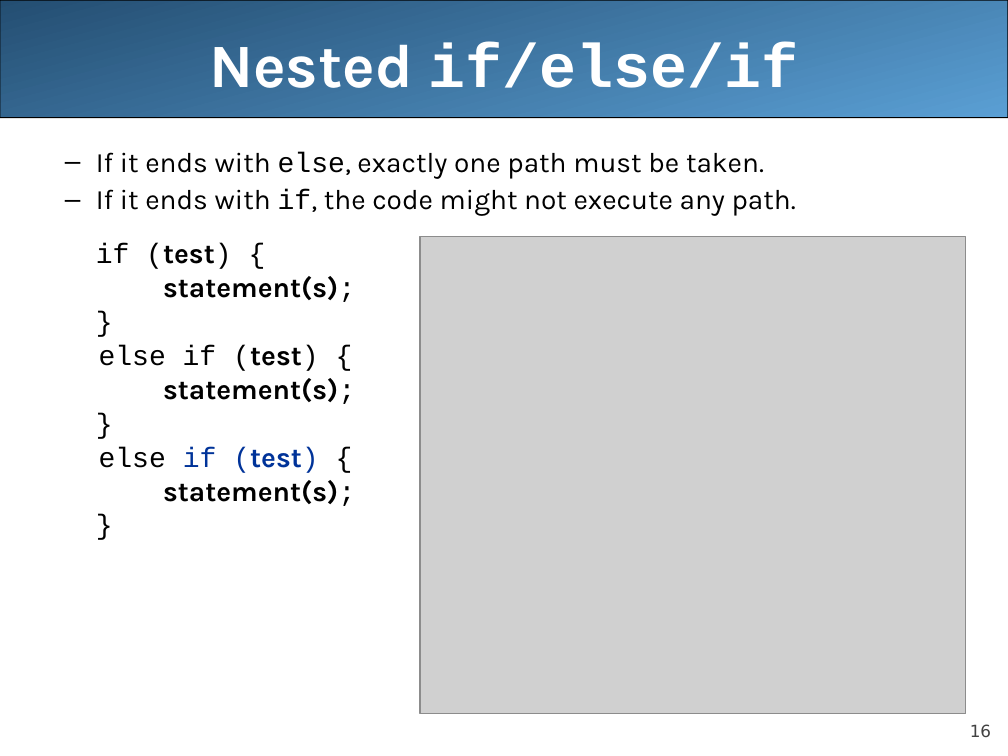
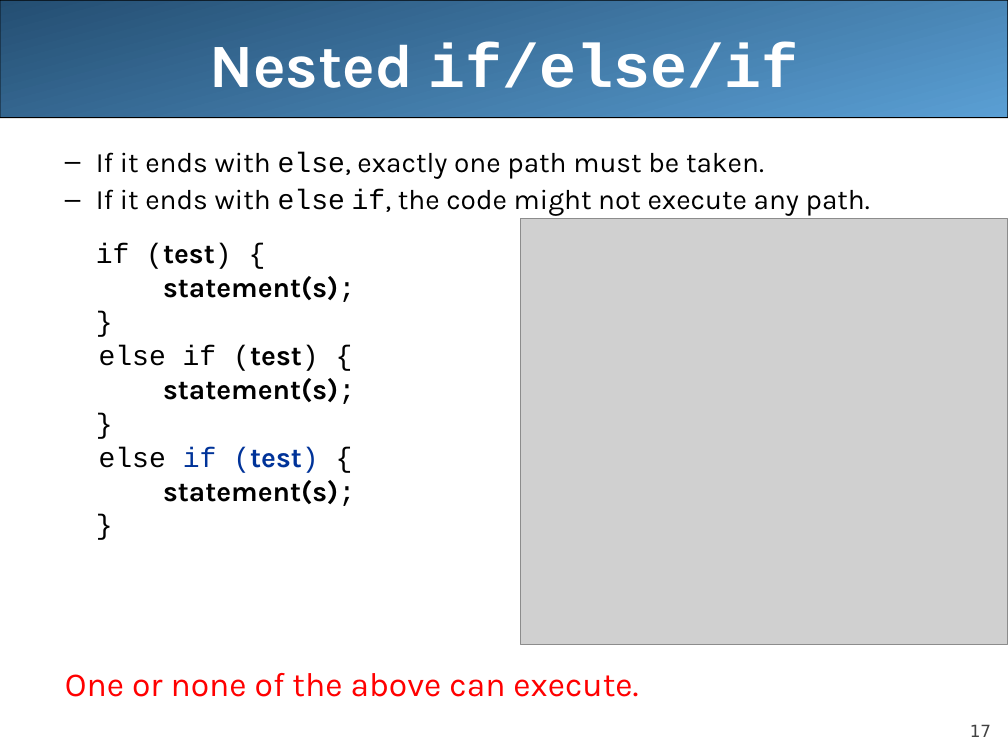
Before and after one commit to LongBaoNguyen/longbaonguyen.github.io, a slide deck: slide 17 of courses/apcsa/lecture8.ppt (slide 16 before the commit). Drawn at 1008x756 pixels with LibreOffice and Linux fonts; fonts in the diff are those of the drawing; grey boxes stand for pictures. Boxes give left, top, right and bottom in pixels: in the first picture for what was removed or moved away, otherwise in the second. Text is boxed around its words. In the diff, an @@ line names an element or a change of style, - is before the commit and + after.

```diff
--- a/courses/apcsa/lecture8.ppt
+++ b/courses/apcsa/lecture8.ppt
@@ text at [96,189,870,216]: text changed @@
-  – If it ends with if, the code might not execute any path.
+  – If it ends with else if, the code might not execute any path.
@@ picture: place and size @@
-picture at [420,237,967,714]
+picture at [521,219,1008,644]
@@ text at [65,673,638,697]: paragraph added @@
+  One or none of the above can execute.
@@ page number at [970,724,991,737]: text changed @@
-16
+17
```
Also in this commit, not shown: 2 other slides changed, 1 slide added, 3 other files.
